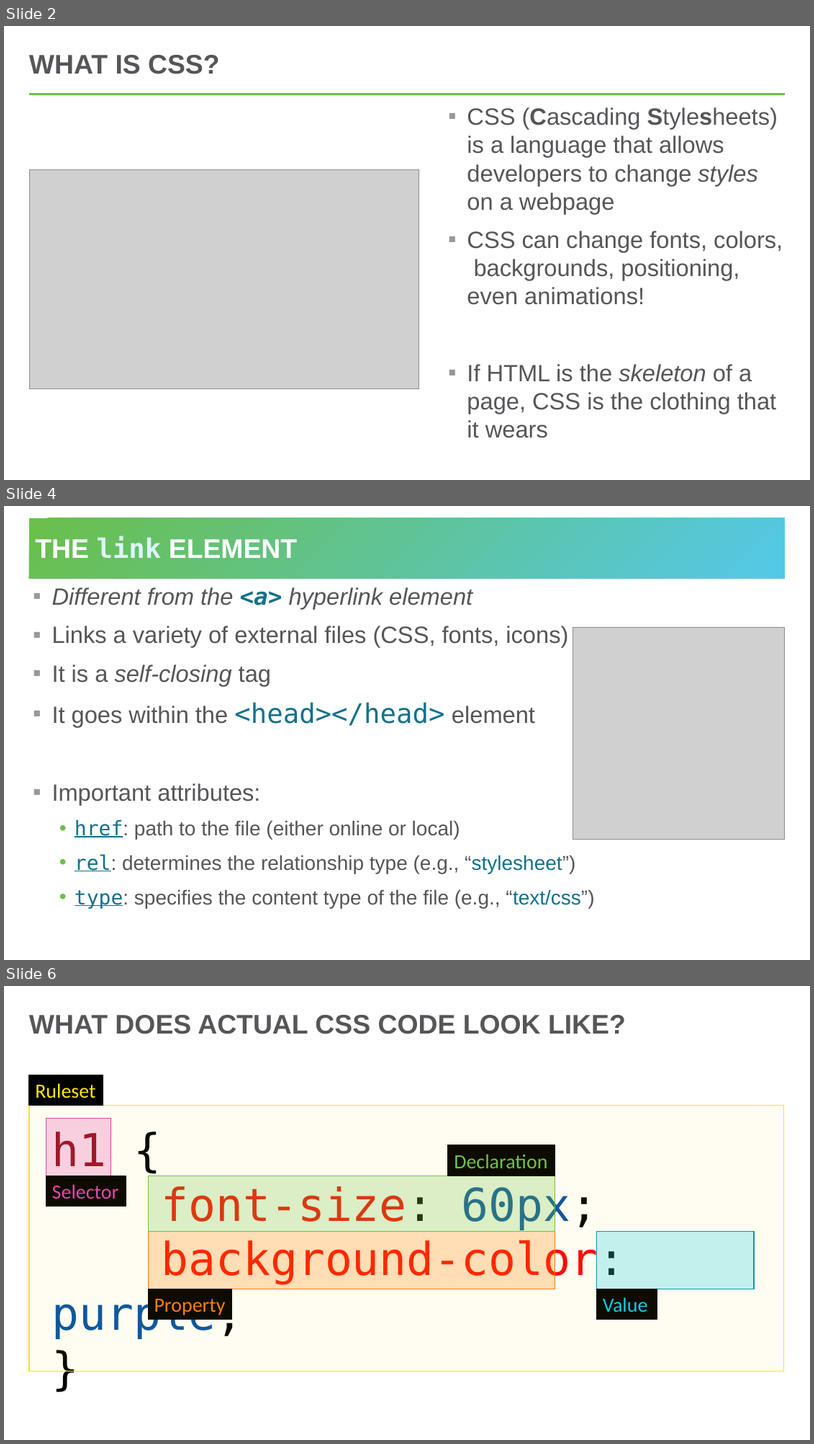
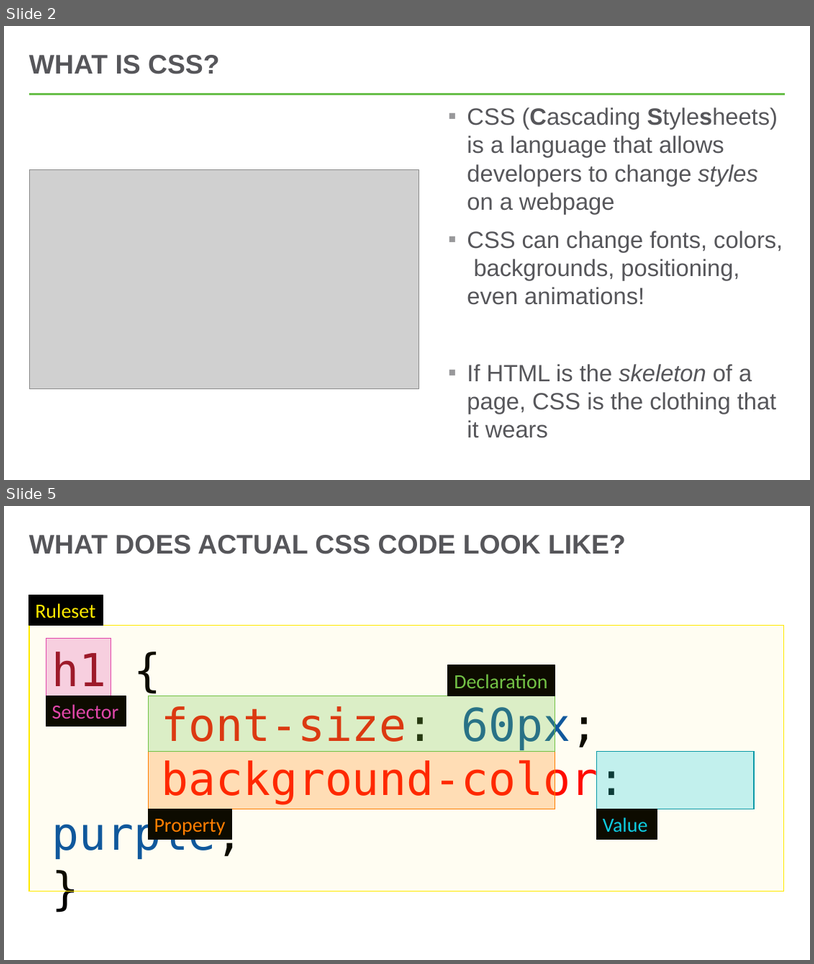
Before and after one commit to hylandtechoutreach/ucs, a slide deck: CssIntro/HelloCss.pptx. Shown one above the other, each under a label of ours: slides 2, 4 and 6 before the commit, slides 2 and 5 after it; the slides between them are not shown. The pictures are 814x1444 and 814x964 pixels, drawn with LibreOffice and Linux fonts; fonts in the diff are those of the drawing; grey boxes stand for pictures. Boxes give left, top, right and bottom in pixels: in the first picture for what was removed or moved away, otherwise in the second. Text is boxed around its words. In the diff, an @@ line names an element or a change of style, - is before the commit and + after.

Commit message:
css intro use style element

```diff
--- a/CssIntro/HelloCss.pptx
+++ b/CssIntro/HelloCss.pptx
@@ slide 4 removed at [4,506,810,960], background #FFFFFF @@
@@ title removed at [29,518,786,579] @@
-THE link ELEMENT
@@ text removed at [52,587,594,908] @@
-▪ Different from the <a> hyperlink element
-▪ Links a variety of external files (CSS, fonts, icons)
-▪ It is a self-closing tag
-▪ It goes within the <head></head> element
-▪ Important attributes:
-  • href: path to the file (either online or local)
-  • rel: determines the relationship type (e.g., “stylesheet”)
-  • type: specifies the content type of the file (e.g., “text/css”)
@@ picture removed at [574,627,786,839] @@
@@ what was slide 6 is now slide 5 @@
```
Also in this commit, not shown: 2 slides changed, 1 slide added, 1 other slide removed.
